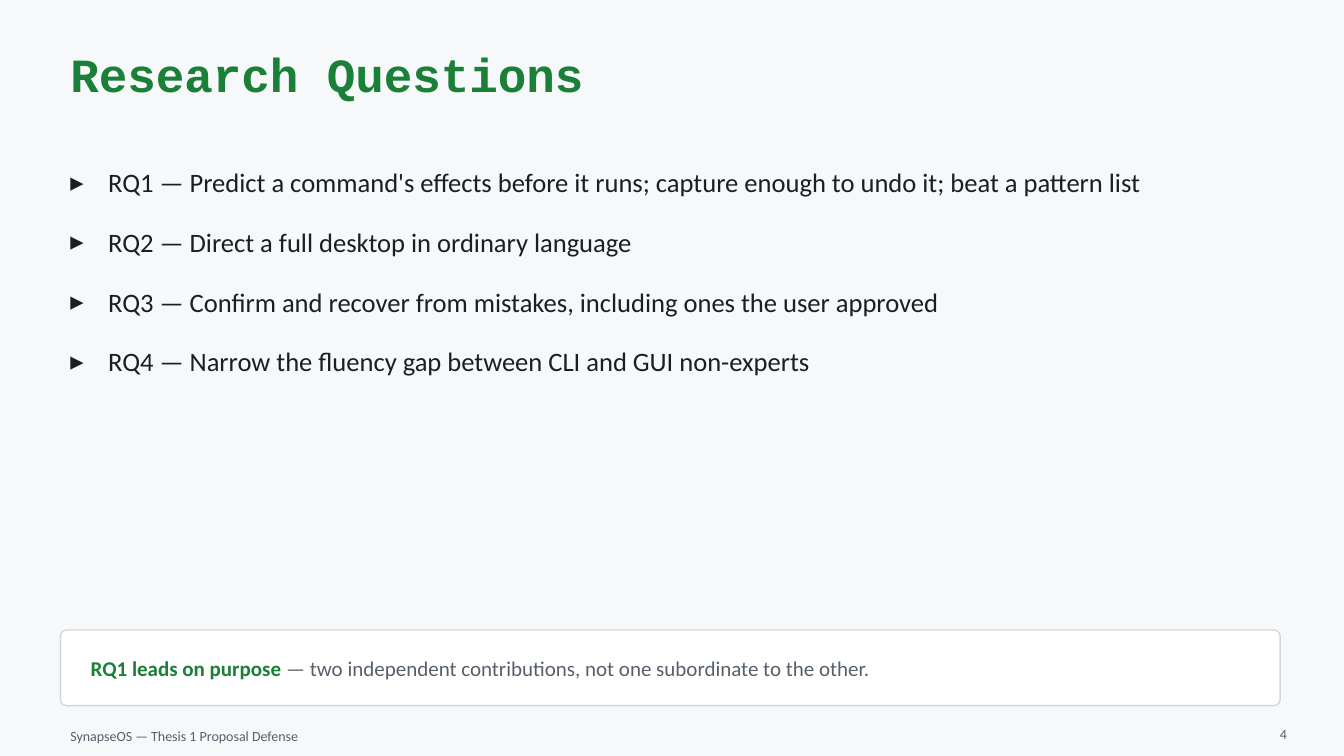
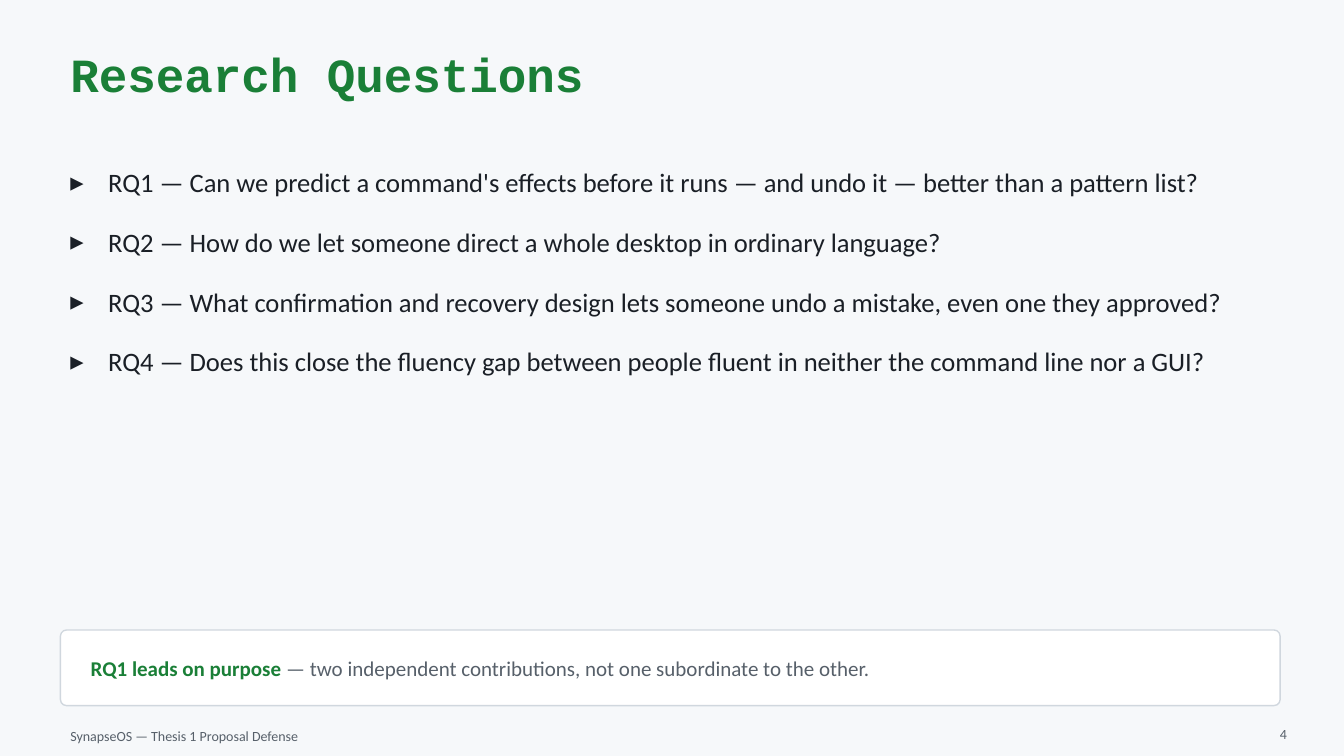
Before and after one commit to willardcsoriano/thesis, a slide deck: slide 4 of thesis 1/defense/SynapseOS_Proposal_Defense.pptx. Drawn at 1344x756 pixels with LibreOffice and Linux fonts; fonts in the diff are those of the drawing. Boxes give left, top, right and bottom in pixels: in the first picture for what was removed or moved away, otherwise in the second. Text is boxed around its words. In the diff, an @@ line names an element or a change of style, - is before the commit and + after.

Commit message:
docs(defense): phrase slide 4's research questions as actual questions
Bullets were fragments ("Predict a command's effects...") on a slide
titled "Research Questions" - now each one is an actual question with
a question mark, matching the title.

```diff
--- a/thesis 1/defense/SynapseOS_Proposal_Defense.pptx
+++ b/thesis 1/defense/SynapseOS_Proposal_Defense.pptx
@@ text at <box>108,173,1220,376</box>: text changed @@
-▸ RQ1 — Predict a command's effects before it runs; capture enough to undo it; beat a pattern list
-▸ RQ2 — Direct a full desktop in ordinary language
-▸ RQ3 — Confirm and recover from mistakes, including ones the user approved
-▸ RQ4 — Narrow the fluency gap between CLI and GUI non-experts
+▸ RQ1 — Can we predict a command's effects before it runs — and undo it — better than a pattern list?
+▸ RQ2 — How do we let someone direct a whole desktop in ordinary language?
+▸ RQ3 — What confirmation and recovery design lets someone undo a mistake, even one they approved?
+▸ RQ4 — Does this close the fluency gap between people fluent in neither the command line nor a GUI?
```
Also in this commit, not shown: 2 other files.
